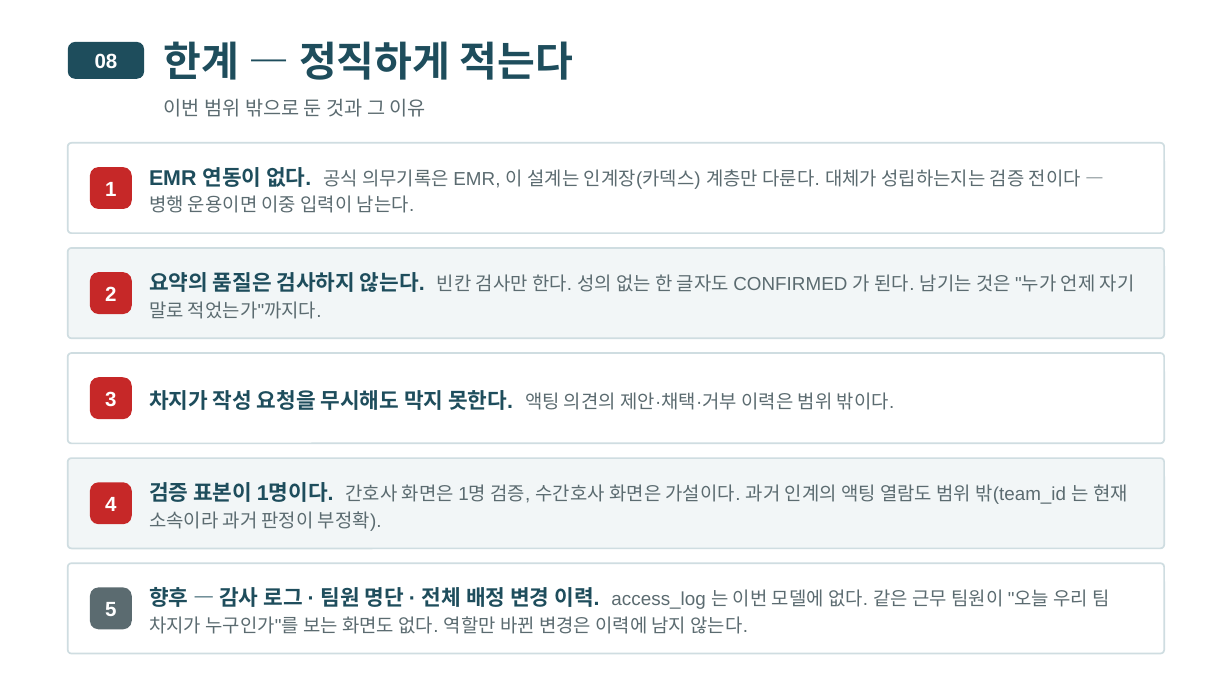
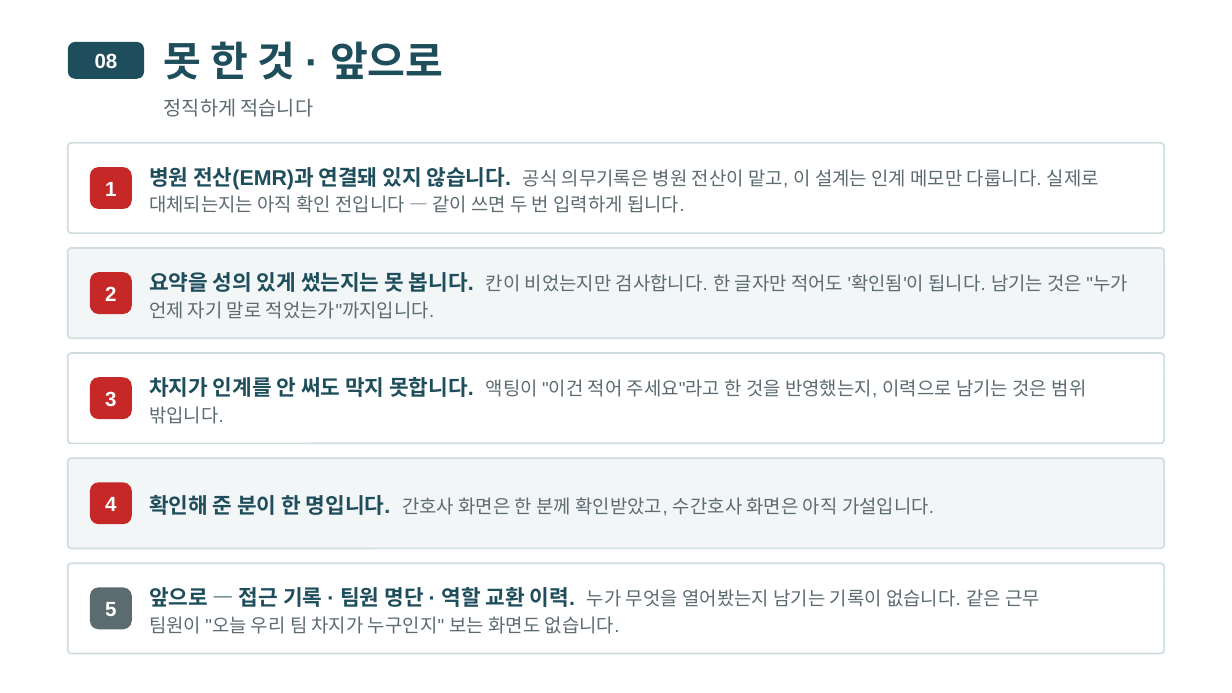
Before and after one commit to wodnjs2020136144/skala-webservice-mini, a slide deck: slide 34 of deliverables/10반_황재원_너와나의인계고리-개요.pptx (slide 28 before the commit). Drawn at 1232x693 pixels with LibreOffice and Linux fonts; fonts in the diff are those of the drawing. Boxes give left, top, right and bottom in pixels: in the first picture for what was removed or moved away, otherwise in the second. Text is boxed around its words. In the diff, an @@ line names an element or a change of style, - is before the commit and + after.

```diff
--- a/deliverables/10반_황재원_너와나의인계고리-개요.pptx
+++ b/deliverables/10반_황재원_너와나의인계고리-개요.pptx
@@ text at (164, 41, 443, 80): text changed @@
-한계 — 정직하게 적는다
+못 한 것 · 앞으로
@@ text at (164, 98, 314, 117): text changed @@
-이번 범위 밖으로 둔 것과 그 이유
+정직하게 적습니다
@@ text at (149, 167, 1099, 213): text changed @@
-EMR 연동이 없다. 공식 의무기록은 EMR, 이 설계는 인계장(카덱스) 계층만 다룬다. 대체가 성립하는지는 검증 전이다 — 병행 운용이면 이중 입력이 남는다.
+병원 전산(EMR)과 연결돼 있지 않습니다. 공식 의무기록은 병원 전산이 맡고, 이 설계는 인계 메모만 다룹니다. 실제로 대체되는지는 아직 확인 전입니다 — 같이 쓰면 두 번 입력하게 됩니다.
@@ text at (149, 272, 1127, 319): text changed @@
-요약의 품질은 검사하지 않는다. 빈칸 검사만 한다. 성의 없는 한 글자도 CONFIRMED 가 된다. 남기는 것은 "누가 언제 자기 말로 적었는가"까지다.
+요약을 성의 있게 썼는지는 못 봅니다. 칸이 비었는지만 검사합니다. 한 글자만 적어도 '확인됨'이 됩니다. 남기는 것은 "누가 언제 자기 말로 적었는가"까지입니다.
@@ text at (149, 377, 1087, 424): text changed @@
-차지가 작성 요청을 무시해도 막지 못한다. 액팅 의견의 제안·채택·거부 이력은 범위 밖이다.
+차지가 인계를 안 써도 막지 못합니다. 액팅이 "이건 적어 주세요"라고 한 것을 반영했는지, 이력으로 남기는 것은 범위 밖입니다.
@@ text at (149, 495, 934, 516): text changed @@
-검증 표본이 1명이다. 간호사 화면은 1명 검증, 수간호사 화면은 가설이다. 과거 인계의 액팅 열람도 범위 밖(team_id 는 현재 소속이라 과거 판정이 부정확).
+확인해 준 분이 한 명입니다. 간호사 화면은 한 분께 확인받았고, 수간호사 화면은 아직 가설입니다.
@@ text at (149, 587, 1040, 634): text changed @@
-향후 — 감사 로그 · 팀원 명단 · 전체 배정 변경 이력. access_log 는 이번 모델에 없다. 같은 근무 팀원이 "오늘 우리 팀 차지가 누구인가"를 보는 화면도 없다. 역할만 바뀐 변경은 이력에 남지 않는다.
+앞으로 — 접근 기록 · 팀원 명단 · 역할 교환 이력. 누가 무엇을 열어봤는지 남기는 기록이 없습니다. 같은 근무 팀원이 "오늘 우리 팀 차지가 누구인지" 보는 화면도 없습니다.
```
Also in this commit, not shown: 23 other slides changed, 10 slides added, 4 slides removed, 29 other files.
